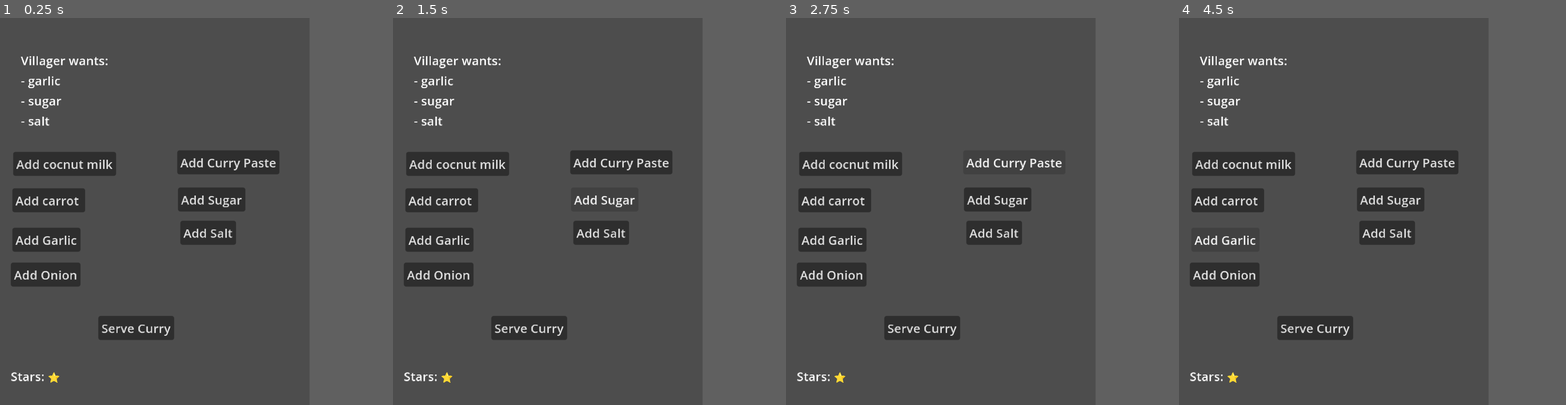
Above: before the commit, frames 1-4 (left to right).
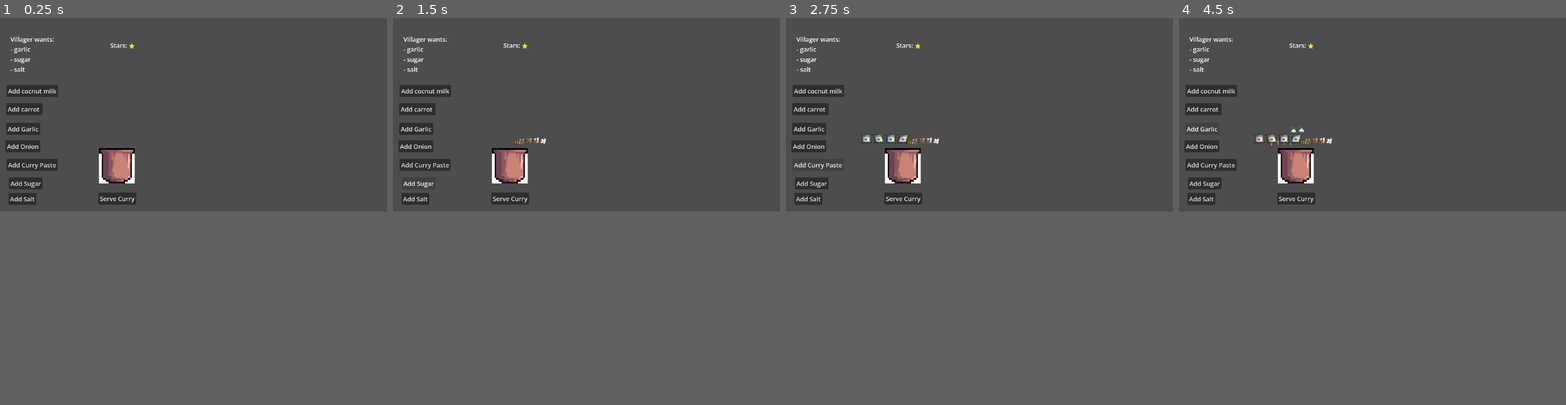
Above: after the commit, the same moments.

Repository: chiv-int/cooking-bunny
Game: Godot game, scene res://world.tscn
The game is run twice, just before and just after one commit, with the same random seed, the same clock (stepped at 60 frames per second) and the same inputs.
Inputs:
- Up to frame 1 (0.25 s): no input
- Up to frame 2 (1.5 s): click "Add Salt" at 0.5 s; click "Add Sugar" at 1.25 s
- Up to frame 3 (2.75 s): click "Add Curry Paste" at 2 s
- Up to frame 4 (4.5 s): click "Add cocnut milk" at 2.75 s; click "Add carrot" at 3.5 s; click "Add Garlic" at 4.25 s
In our replay, the window is 640x800 before the commit and 800x400 after it. These sizes can differ from the game's own. Grey fills any space a smaller window leaves; there, only what the larger window draws over its background counts as a difference.

The runs differ from the first frame. In frame 1, 12% of the frame differs, in the area x 1-73%, y 4-95%; in frame 2, 11%; in frame 3, 11%; in frame 4, 11%.

Commit message:
update scoring system

Diff:
--- a/bunny-power/project.godot
+++ b/bunny-power/project.godot
@@ -12,12 +12,13 @@
 
 config/name="bunnyPower"
 run/main_scene="uid://dx5n81tubq32r"
+config/disable_project_settings_override=true
 config/features=PackedStringArray("4.6", "Forward Plus")
-config/icon="res://icon.svg"
+config/icon="uid://bw2h3ctu671wa"
 
 [display]
 
-window/size/viewport_width=400
+window/size/viewport_width=1000
 window/size/viewport_height=500
 window/size/no_focus=true
 window/size/window_width_override=1280
--- a/bunny-power/world.tscn
+++ b/bunny-power/world.tscn
@@ -2,6 +2,15 @@
 
 [ext_resource type="Texture2D" uid="uid://c01ek74ba7cfm" path="res://world/player.png" id="1_f3sb7"]
 [ext_resource type="Script" uid="uid://p44g8tf4byd7" path="res://world/game_manager.gd" id="2_fj7yv"]
+[ext_resource type="Texture2D" uid="uid://co01b23l5jouf" path="res://tile/kitchen/salt-96d9.png" id="3_pkg7o"]
+[ext_resource type="Texture2D" uid="uid://df6n8sp51un7w" path="res://tile/kitchen/garlic-96d6.png" id="4_gbfbk"]
+[ext_resource type="Texture2D" uid="uid://c3oxi6mr35rvc" path="res://tile/kitchen/potato-96ec.png" id="5_ic0uy"]
+[ext_resource type="Texture2D" uid="uid://dmqisbvm4l76l" path="res://tile/kitchen/carrot-96cf.png" id="5_ioo17"]
+[ext_resource type="Texture2D" uid="uid://bw2h3ctu671wa" path="res://tile/kitchen/Pot.png" id="6_wse8f"]
+[ext_resource type="Texture2D" uid="uid://w411urpk2yyo" path="res://tile/kitchen/onion-96d7.png" id="7_ic0uy"]
+[ext_resource type="Texture2D" uid="uid://7a6ycufvgifl" path="res://tile/kitchen/suger-96db.png" id="7_k3n1d"]
+[ext_resource type="Texture2D" uid="uid://bvy7a381wrdkx" path="res://tile/kitchen/coconut milk-96d2.png" id="8_2o6r5"]
+[ext_resource type="Texture2D" uid="uid://c3dlugcwgdadb" path="res://tile/kitchen/curry paste-96d4.png" id="9_70uel"]
 
 [sub_resource type="AtlasTexture" id="AtlasTexture_fj7yv"]
 atlas = ExtResource("1_f3sb7")
@@ -187,10 +196,10 @@
 [node name="World" type="Node2D" unique_id=1157158312]
 
 [node name="Player" type="CharacterBody2D" parent="." unique_id=1637132722]
-position = Vector2(152, 88)
+position = Vector2(966, 91)
 
 [node name="AnimatedSprite2D" type="AnimatedSprite2D" parent="Player" unique_id=1155394587]
-position = Vector2(435, 162)
+position = Vector2(131, 354)
 sprite_frames = SubResource("SpriteFrames_bo7i5")
 animation = &"new_animation"
 
@@ -198,30 +207,30 @@
 script = ExtResource("2_fj7yv")
 
 [node name="StarLabel" type="Label" parent="GameManager" unique_id=17200351]
-offset_left = 14.0
-offset_top = 451.0
-offset_right = 54.0
-offset_bottom = 474.0
+offset_left = 285.0
+offset_top = 59.0
+offset_right = 325.0
+offset_bottom = 82.0
 
 [node name="SaltButton" type="Button" parent="GameManager" unique_id=542628737]
-offset_left = 233.0
-offset_top = 262.0
-offset_right = 305.0
-offset_bottom = 293.0
+offset_left = 22.0
+offset_top = 452.0
+offset_right = 94.0
+offset_bottom = 483.0
 text = "Add Salt"
 
 [node name="SugarButton" type="Button" parent="GameManager" unique_id=2105896402]
-offset_left = 230.0
-offset_top = 219.0
-offset_right = 317.0
-offset_bottom = 250.0
+offset_left = 23.0
+offset_top = 412.0
+offset_right = 110.0
+offset_bottom = 443.0
 text = "Add Sugar"
 
 [node name="CurryPasteButton" type="Button" parent="GameManager" unique_id=1800264646]
-offset_left = 229.0
-offset_top = 171.0
-offset_right = 361.0
-offset_bottom = 202.0
+offset_left = 17.0
+offset_top = 364.0
+offset_right = 149.0
+offset_bottom = 395.0
 text = "Add Curry Paste"
 
 [node name="CoconutMilkButton" type="Button" parent="GameManager" unique_id=307171170]
@@ -253,10 +262,10 @@
 text = "Add Onion"
 
 [node name="ServeButton" type="Button" parent="GameManager" unique_id=1714338496]
-offset_left = 127.0
-offset_top = 385.0
-offset_right = 225.0
-offset_bottom = 416.0
+offset_left = 254.0
+offset_top = 451.0
+offset_right = 352.0
+offset_bottom = 482.0
 text = "Serve Curry"
 
 [node name="RequestLabel" type="Label" parent="GameManager" unique_id=213458161]
@@ -264,6 +273,59 @@
 offset_top = 43.0
 offset_right = 67.0
 offset_bottom = 66.0
+
+[node name="PotArea" type="Node2D" parent="." unique_id=793411110]
+position = Vector2(462, 133)
+
+[node name="SaltSprite" type="Sprite2D" parent="PotArea" unique_id=768325907]
+visible = false
+position = Vector2(-101, 184.74998)
+scale = Vector2(1.1562499, 1.3437517)
+texture = ExtResource("3_pkg7o")
+
+[node name="GarlicSprite" type="Sprite2D" parent="PotArea" unique_id=450258148]
+visible = false
+position = Vector2(-155, 156)
+scale = Vector2(1.28125, 1.0312501)
+texture = ExtResource("4_gbfbk")
+
+[node name="PotatoeSprite" type="Sprite2D" parent="PotArea" unique_id=23723854]
+visible = false
+position = Vector2(-210, 187)
+scale = Vector2(1.328125, 1.59375)
+texture = ExtResource("5_ic0uy")
+
+[node name="CarrotSprite" type="Sprite2D" parent="PotArea" unique_id=1575407237]
+visible = false
+position = Vector2(-198, 188)
+scale = Vector2(1.03125, 1.25)
+texture = ExtResource("5_ioo17")
+
+[node name="SugarSprite" type="Sprite2D" parent="PotArea" unique_id=556740242]
+visible = false
+position = Vector2(-119, 186)
+texture = ExtResource("7_k3n1d")
+
+[node name="CoconutSprite" type="Sprite2D" parent="PotArea" unique_id=812766788]
+visible = false
+position = Vector2(-159, 154)
+texture = ExtResource("8_2o6r5")
+
+[node name="CurryPasteSprite" type="Sprite2D" parent="PotArea" unique_id=530227228]
+visible = false
+position = Vector2(-207, 176)
+texture = ExtResource("9_70uel")
+
+[node name="PotSprite" type="Sprite2D" parent="PotArea" unique_id=853440062]
+position = Vector2(-160, 249)
+scale = Vector2(0.28371504, 0.38778877)
+texture = ExtResource("6_wse8f")
+
+[node name="OnionSprite" type="Sprite2D" parent="PotArea" unique_id=1095209283]
+visible = false
+position = Vector2(-112.5, 175)
+scale = Vector2(1.15625, 1.25)
+texture = ExtResource("7_ic0uy")
 
 [connection signal="pressed" from="GameManager/SaltButton" to="GameManager" method="_on_salt_button_pressed"]
 [connection signal="pressed" from="GameManager/SugarButton" to="GameManager" method="_on_sugar_button_pressed"]
--- a/bunny-power/world/game_manager.gd
+++ b/bunny-power/world/game_manager.gd
@@ -2,6 +2,17 @@
 
 var quality_score = 0
 var stars = 1
+
+@onready var salt_sprite = $"../PotArea/SaltSprite"
+@onready var garlic_sprite = $"../PotArea/GarlicSprite"
+@onready var potato_sprite = $"../PotArea/PotatoSprite"
+@onready var carrot_sprite = $"../PotArea/CarrotSprite"
+@onready var sugar_sprite = $"../PotArea/SugarSprite"
+@onready var coconut_sprite = $"../PotArea/CoconutSprite"
+@onready var curry_sprite = $"../PotArea/CurryPasteSprite"
+@onready var onion_sprite = $"../PotArea/OnionSprite"
+
+@onready var player_anim = $"../Player/AnimatedSprite2D"
 
 
 # Ingredient quantities
@@ -82,30 +93,48 @@
 # BUTTON FUNCTIONS
 func _on_salt_button_pressed():
 	add_ingredient("salt")
+	salt_sprite.visible = true
+
+	player_anim.play("cook")
 
 
 func _on_sugar_button_pressed():
 	add_ingredient("sugar")
+	sugar_sprite.visible = true
+
+	player_anim.play("cook")
 
 
 func _on_curry_paste_button_pressed():
 	add_ingredient("curry_paste")
-
-
-func _on_coconut_milk_button_pressed():
+	curry_sprite.visible = true
+
+	player_anim.play("cook")
+
+
+func _on_coconut_button_pressed():
 	add_ingredient("coconut_milk")
 
 
 func _on_carrot_button_pressed():
 	add_ingredient("carrot")
+	carrot_sprite.visible = true
+
+	player_anim.play("cook")
 
 
 func _on_garlic_button_pressed():
 	add_ingredient("garlic")
+	garlic_sprite.visible = true
+
+	player_anim.play("cook")
 
 
 func _on_onion_button_pressed():
 	add_ingredient("onion")
+	onion_sprite.visible = true
+
+	player_anim.play("cook")
 
 
 # SERVE CURRY
Binary file added: bunny-power/tile/kitchen/Pot.png
Not shown, added: bunny-power/tile/kitchen/Pot.png.import
Binary file added: bunny-power/tile/kitchen/carrot-96cf.png
Not shown, added: bunny-power/tile/kitchen/carrot-96cf.png.import
Binary file added: bunny-power/tile/kitchen/coconut milk-96d2.png
Not shown, added: bunny-power/tile/kitchen/coconut milk-96d2.png.import
Binary file added: bunny-power/tile/kitchen/curry paste-96d4.png
Not shown, added: bunny-power/tile/kitchen/curry paste-96d4.png.import
Binary file added: bunny-power/tile/kitchen/garlic-96d6.png
Not shown, added: bunny-power/tile/kitchen/garlic-96d6.png.import
Binary file added: bunny-power/tile/kitchen/onion-96d7.png
Not shown, added: bunny-power/tile/kitchen/onion-96d7.png.import
(and 8 more such lines)
